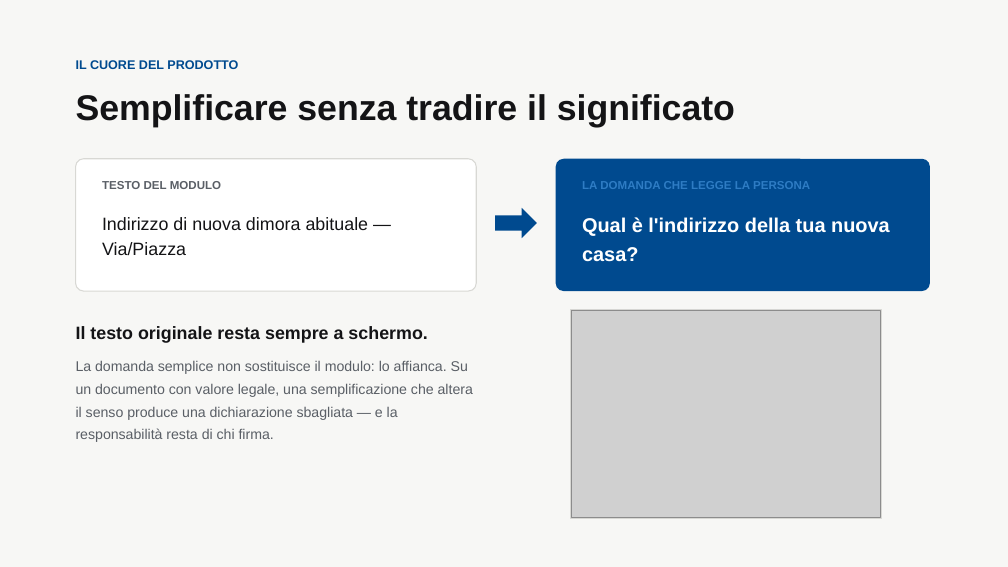
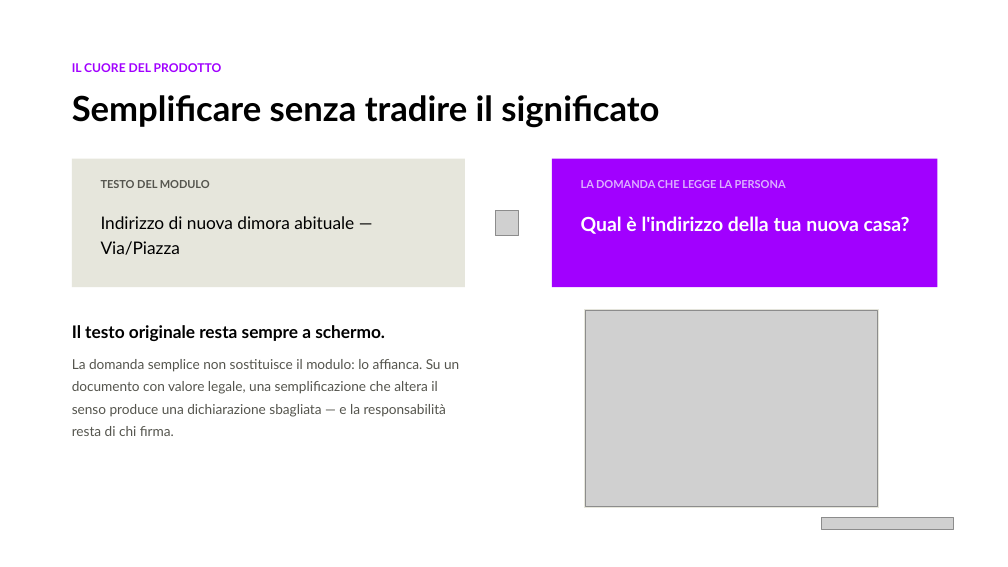
Before and after one commit to lucaCapocciAcn/hagenthon, a slide deck: slide 4 of app/presentation/un-campo-alla-volta.pptx. Drawn at 1008x567 pixels with LibreOffice and Linux fonts; fonts in the diff are those of the drawing; grey boxes stand for pictures. Boxes give left, top, right and bottom in pixels: in the first picture for what was removed or moved away, otherwise in the second. Text is boxed around its words. In the diff, an @@ line names an element or a change of style, - is before the commit and + after.

```diff
--- a/app/presentation/un-campo-alla-volta.pptx
+++ b/app/presentation/un-campo-alla-volta.pptx
@@ rectangle removed at (x1=0, y1=0, x2=1008, y2=567) @@
@@ text "Semplificare senza tradire il significato" at (x1=72, y1=95, x2=659, y2=128): size 34 to 33 pt, font Arial to Lato, text colour #141416 to #000000 @@
@@ text "IL CUORE DEL PRODOTTO" at (x1=72, y1=63, x2=222, y2=72): size 12 to 11.5 pt, font Arial to Lato, text colour #004A8F to #A100FF @@
@@ rectangle resized from (x1=76, y1=159, x2=476, y2=291) to (x1=72, y1=159, x2=465, y2=287) @@
@@ rectangle at (x1=72, y1=159, x2=465, y2=287): rounded rectangle to rectangle; fill #FFFFFF to #E6E6DC; outline #D8D8D4 1 pt to none @@
@@ text "TESTO DEL MODULO" at (x1=101, y1=180, x2=210, y2=188): size 11 to 10.5 pt, font Arial to Lato, text colour #5A5F66 to #55554E @@
@@ rectangle resized from (x1=556, y1=159, x2=930, y2=291) to (x1=552, y1=159, x2=938, y2=287) @@
@@ rectangle at (x1=552, y1=159, x2=938, y2=287): rounded rectangle to rectangle; fill #004A8F to #A100FF @@
@@ text "LA DOMANDA CHE LEGGE LA ..." at (x1=581, y1=180, x2=786, y2=188): size 11 to 10.5 pt, font Arial to Lato, text colour #2E7CC4 to #DCAFFF @@
@@ text "Indirizzo di nuova dimora abituale ..." at (x1=101, y1=216, x2=354, y2=255): size 17 to 16.5 pt, font Arial to Lato, text colour #141416 to #000000 @@
@@ right arrow removed at (x1=495, y1=208, x2=537, y2=238) @@
@@ text "Qual è l'indirizzo della tua ..." at (x1=581, y1=216, x2=910, y2=234): size 19 to 18.5 pt, font Arial to Lato @@
@@ picture added at (x1=495, y1=210, x2=519, y2=236) @@
@@ text "Il testo originale resta sempre ..." at (x1=72, y1=325, x2=459, y2=436): size 17 to 16.5 pt, text colour #141416 to #000000 in "Il testo originale resta sempre a schermo."; font Arial to Lato; size 13.5 to 13 pt, text colour #5A5F66 to #55554E in "La domanda semplice non sostituisce il modulo: ..." @@
@@ picture resized from (x1=571, y1=310, x2=880, y2=518) to (x1=585, y1=310, x2=878, y2=507) @@
@@ rectangle resized from (x1=570, y1=309, x2=881, y2=519) to (x1=585, y1=309, x2=879, y2=507) @@
@@ rectangle at (x1=585, y1=309, x2=879, y2=507): outline #D8D8D4 0.75 pt to #E6E6DC 1 pt @@
@@ picture added at (x1=821, y1=517, x2=954, y2=529) @@
```
Also in this commit, not shown: 6 other slides changed, 5 other files.
